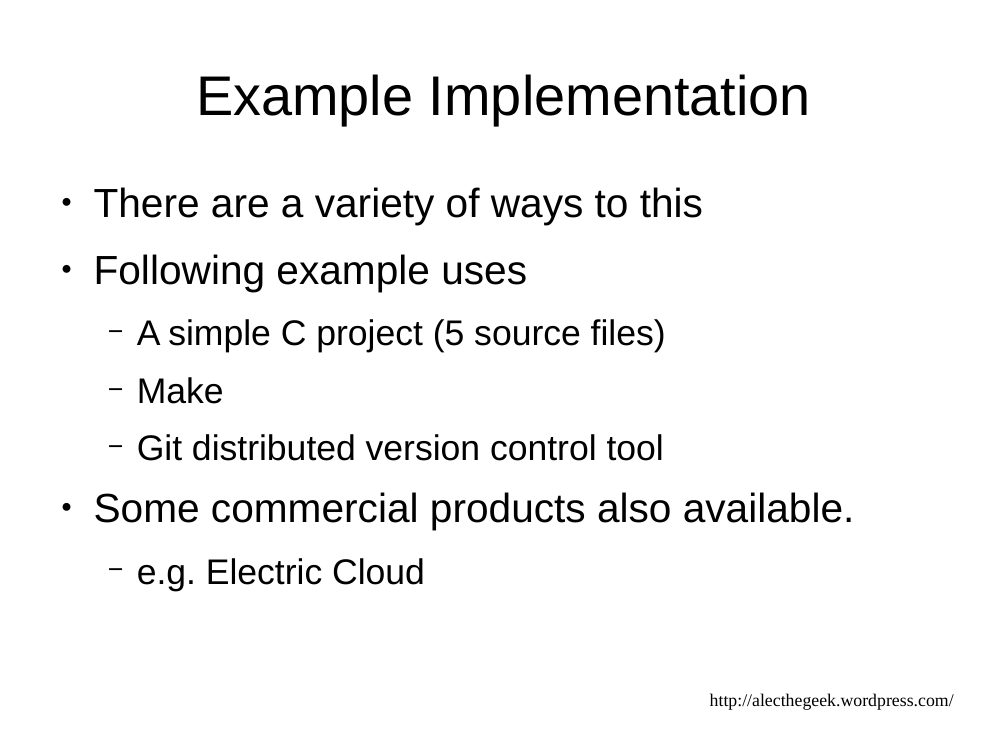
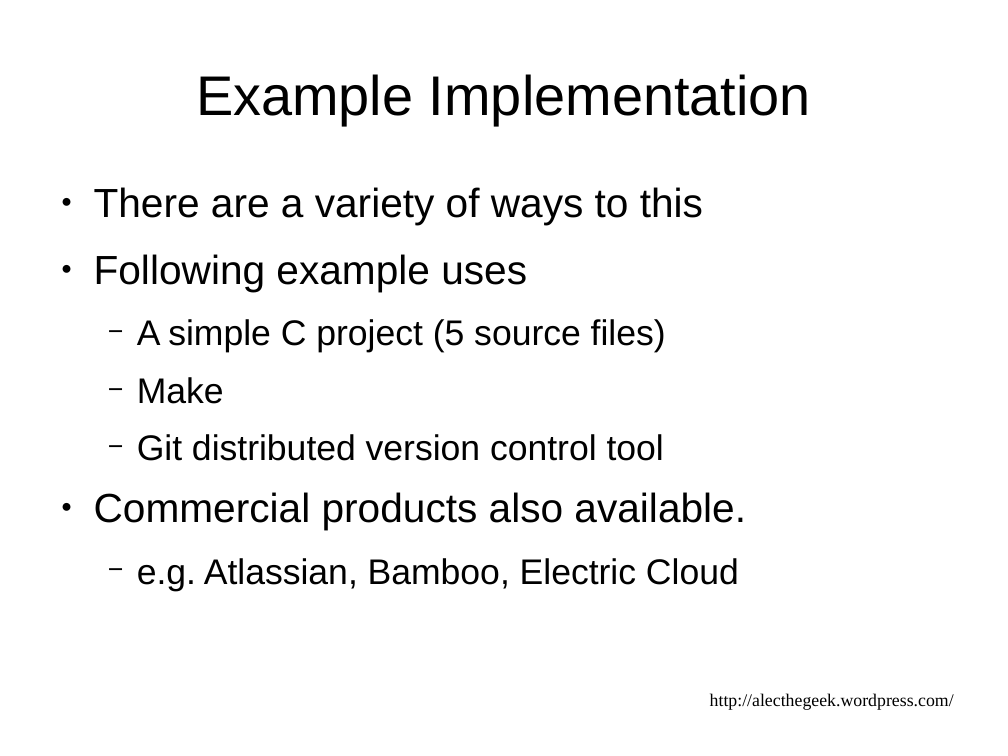
Before and after one commit to alecthegeek/gitbuilding, a slide deck: slide 18 of DevOpsDownUnderPresentation.odp. Drawn at 1008x756 pixels with LibreOffice and Linux fonts; fonts in the diff are those of the drawing. Boxes give left, top, right and bottom in pixels: in the first picture for what was removed or moved away, otherwise in the second. Text is boxed around its words. In the diff, an @@ line names an element or a change of style, - is before the commit and + after.

Commit message:
Added Bamboo as an example prodyuct

```diff
--- a/DevOpsDownUnderPresentation.odp
+++ b/DevOpsDownUnderPresentation.odp
@@ text at (x1=94, y1=492, x2=746, y2=591): text changed; size 32 to 28 pt @@
-● Some commercial products also available.
-  − e.g. Electric Cloud
+● Commercial products also available.
+  − e.g. Atlassian, Bamboo, Electric Cloud
```
Also in this commit, not shown: 1 other slide changed.
